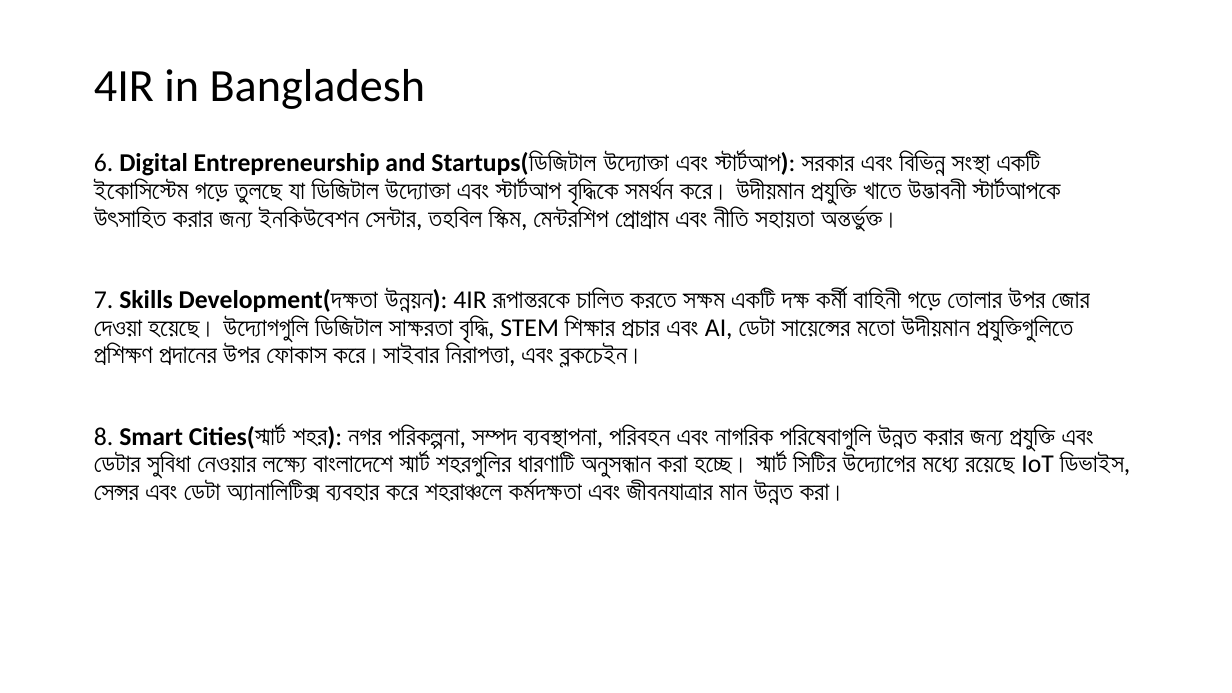
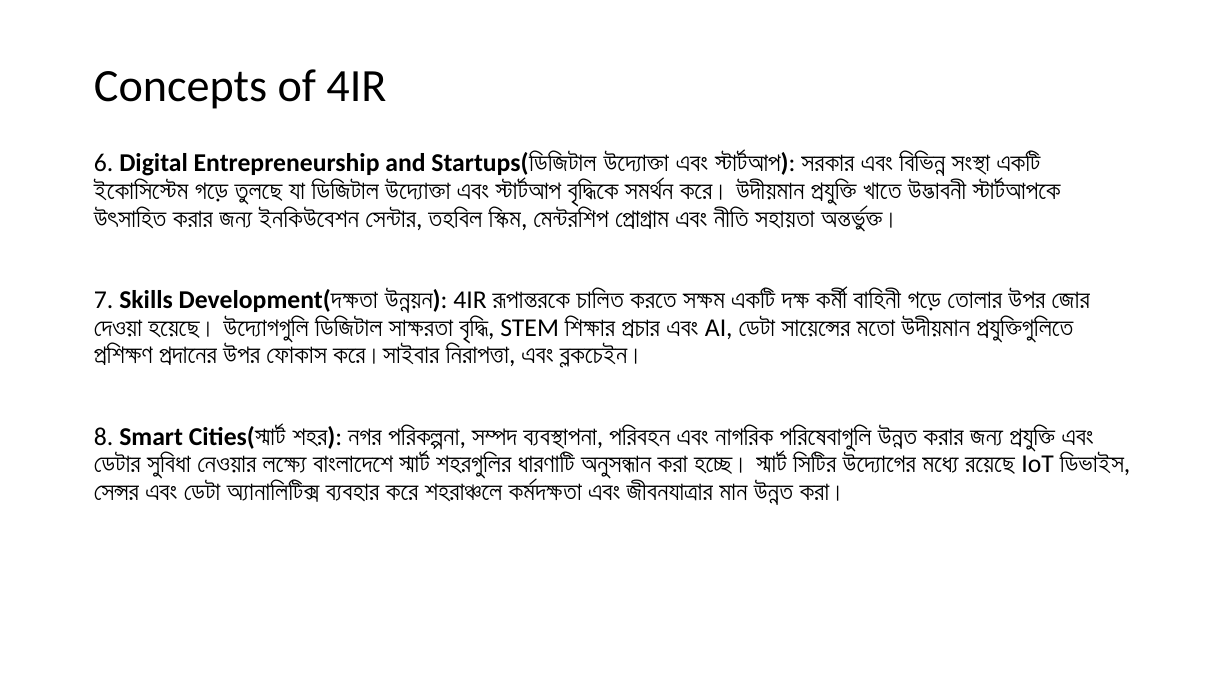
Before and after one commit to MoazzemhossainMoazz/HPP_files, a slide deck: slide 4 of 7 Fourth Industrial Revolution(4IR).pptx. Drawn at 1232x693 pixels with LibreOffice and Linux fonts; fonts in the diff are those of the drawing. Boxes give left, top, right and bottom in pixels: in the first picture for what was removed or moved away, otherwise in the second. Text is boxed around its words. In the diff, an @@ line names an element or a change of style, - is before the commit and + after.

```diff
--- a/7 Fourth Industrial Revolution(4IR).pptx
+++ b/7 Fourth Industrial Revolution(4IR).pptx
@@ title at (94,69,386,109): text changed @@
-4IR in Bangladesh
+Concepts of 4IR
```
Also in this commit, not shown: 2 other slides changed.
